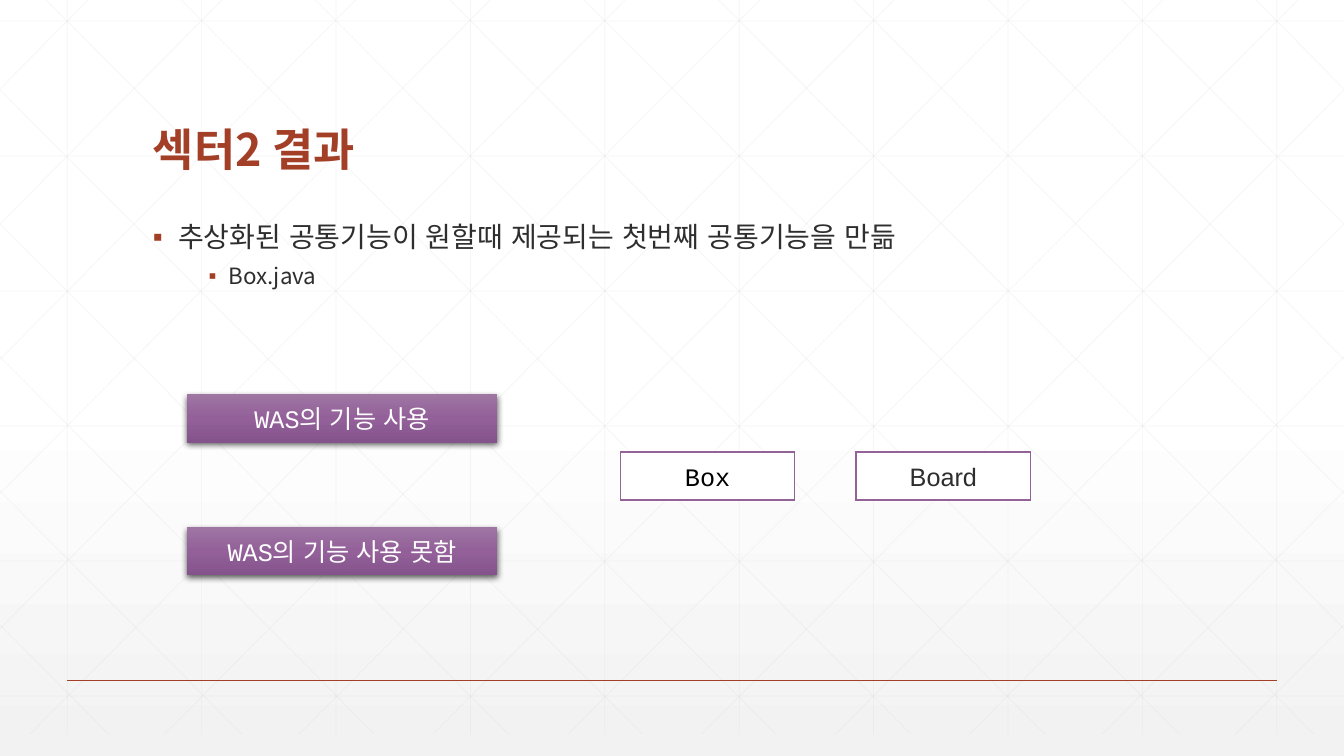
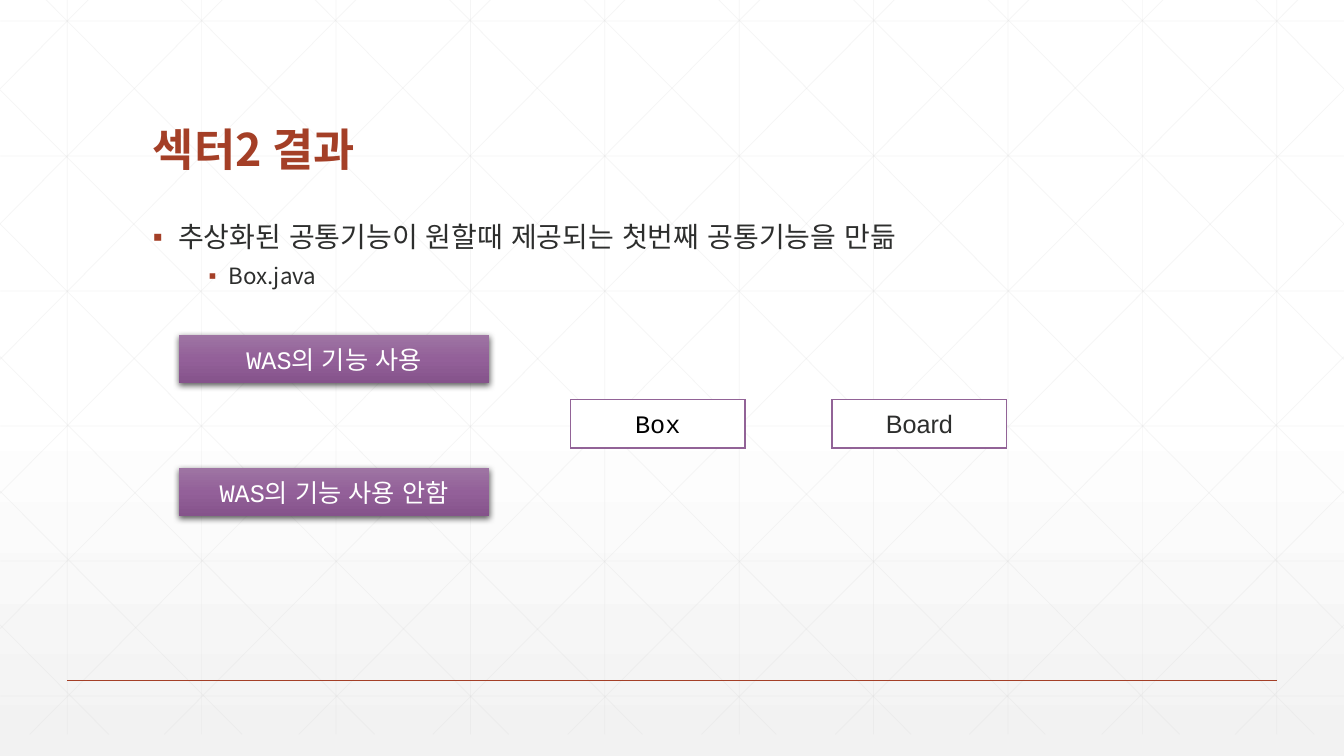
Before and after one commit to zeroshift01/code5, a slide deck: slide 10 of inflearn02/doc/2.공통기능을 추상화 하고 쉽게 사용할 수 있도록 구성합니다..pptx. Drawn at 1344x756 pixels with LibreOffice and Linux fonts; fonts in the diff are those of the drawing. Boxes give left, top, right and bottom in pixels: in the first picture for what was removed or moved away, otherwise in the second. Text is boxed around its words. In the diff, an @@ line names an element or a change of style, - is before the commit and + after.

```diff
--- a/inflearn02/doc/2.공통기능을 추상화 하고 쉽게 사용할 수 있도록 구성합니다..pptx
+++ b/inflearn02/doc/2.공통기능을 추상화 하고 쉽게 사용할 수 있도록 구성합니다..pptx
@@ rectangle "WAS의 기능 사용": place and size @@
-rectangle "WAS의 기능 사용" at [187, 394, 497, 443]
+rectangle "WAS의 기능 사용" at [178, 335, 489, 383]
@@ rectangle "Box": place and size @@
-rectangle "Box" at [621, 452, 796, 500]
+rectangle "Box" at [571, 400, 745, 449]
@@ rectangle "Board": place and size @@
-rectangle "Board" at [856, 452, 1030, 500]
+rectangle "Board" at [833, 400, 1007, 449]
@@ rectangle "WAS의 기능 사용 안함": place and size @@
-rectangle "WAS의 기능 사용 안함" at [187, 527, 497, 576]
+rectangle "WAS의 기능 사용 안함" at [178, 468, 489, 516]
@@ text in rectangle at [220, 481, 448, 504]: text changed @@
-WAS의 기능 사용 못함
+WAS의 기능 사용 안함
```
Also in this commit, not shown: 7 other slides changed, 10 other files.
